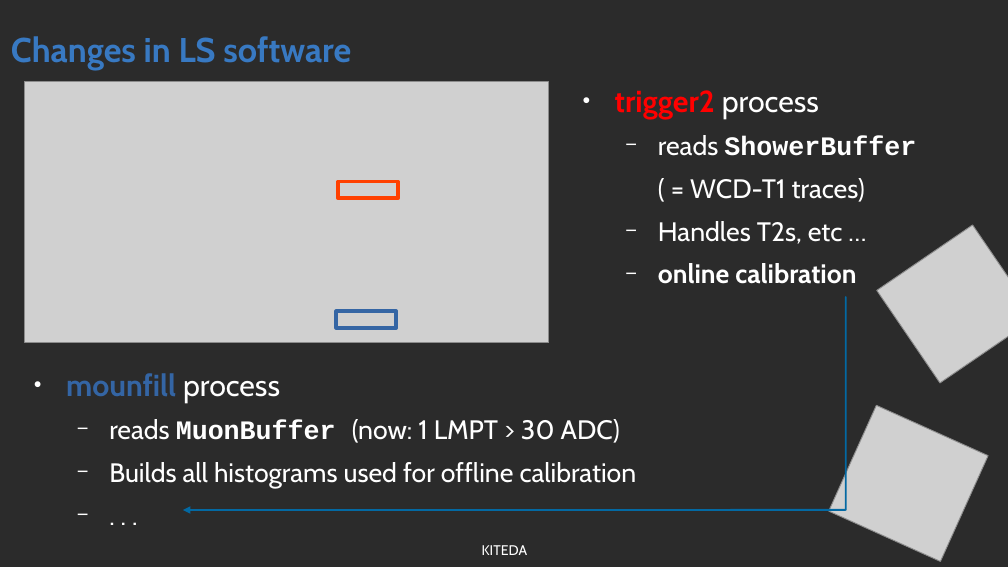
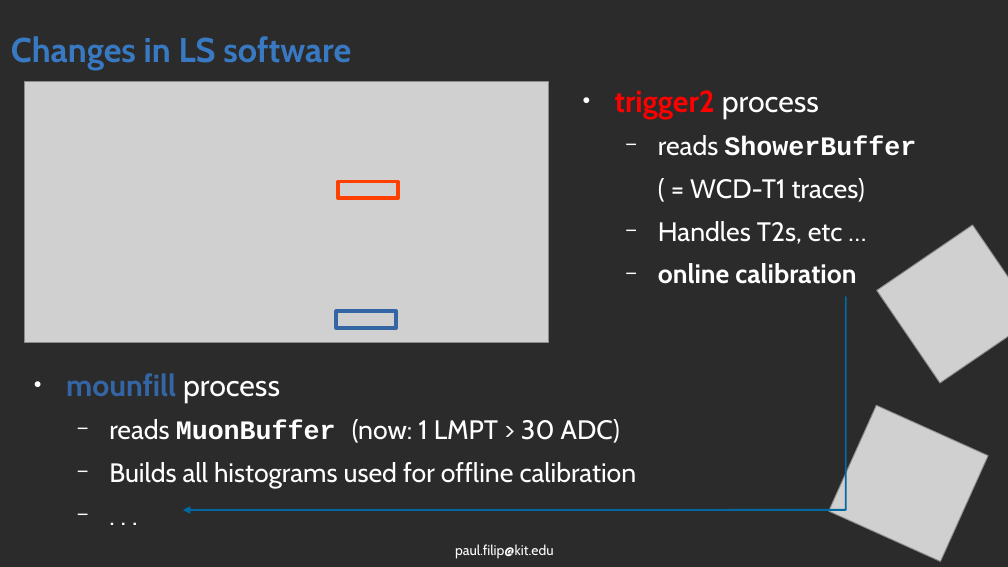
Before and after one commit to Quizznor/phd-thesis, a slide deck: slide 5 of Outreach/sd_calibration/sd_calib_2024_09_26/sd_calib_2024_09_26_filip.odp. Drawn at 1008x567 pixels with LibreOffice and Linux fonts; fonts in the diff are those of the drawing; grey boxes stand for pictures; background and template pictures are left out; a plain dark background stands for a picture behind light text. Boxes give left, top, right and bottom in pixels: in the first picture for what was removed or moved away, otherwise in the second. Text is boxed around its words. In the diff, an @@ line names an element or a change of style, - is before the commit and + after.

```diff
--- a/Outreach/sd_calibration/sd_calib_2024_09_26/sd_calib_2024_09_26_filip.odp
+++ b/Outreach/sd_calibration/sd_calib_2024_09_26/sd_calib_2024_09_26_filip.odp
@@ text at (455,544,554,559): text changed @@
-KITEDA
+paul.filip@kit.edu
```
Also in this commit, not shown: 3 other slides changed, 10 slides added, 1 slide removed, 13 other files.
